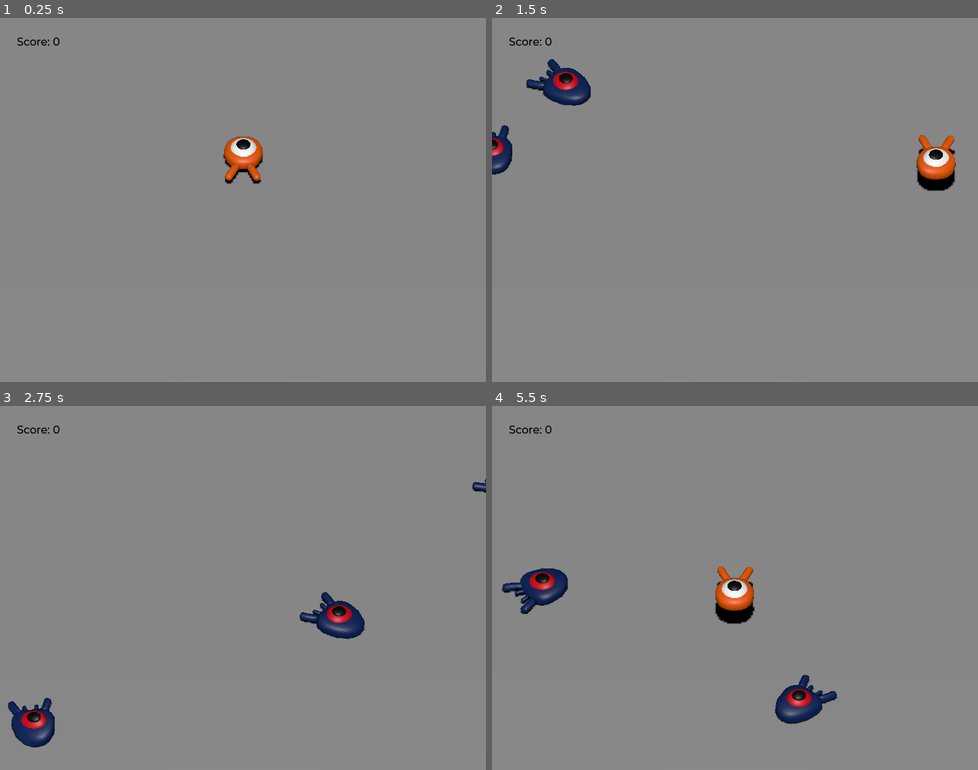
Above: before the commit, frames 1-4 (two rows, left to right).
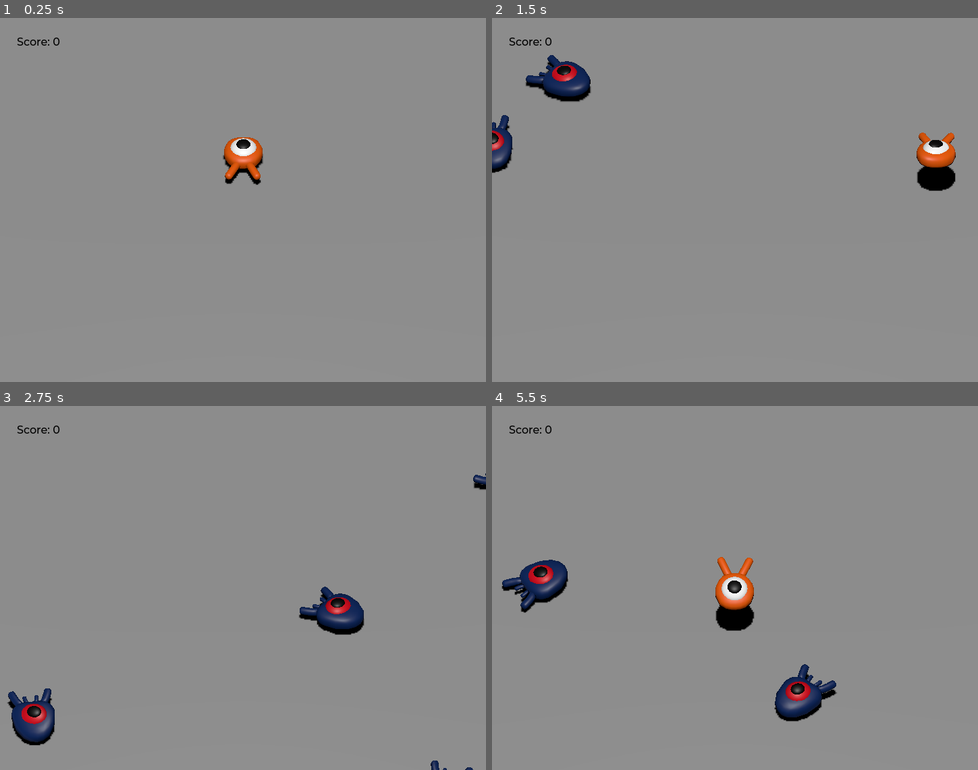
Above: after the commit, the same moments.

Repository: chapmanh/20230723---Squash-the-Creeps
Game: Godot game, scene res://main.tscn
The game is run twice, just before and just after one commit, with the same random seed, the same clock (stepped at 60 frames per second) and the same inputs.
Inputs:
- Up to frame 1 (0.25 s): no input
- Up to frame 2 (1.5 s): tap Enter (ui_accept) at 0.5 s; hold Right (move_right) 0.53-1.28 s; tap Space (jump) at 0.6, 0.77, 1.07, 1.35 s; hold Down (move_down) from 1.28 s (still down)
- Up to frame 3 (2.75 s): tap Space (jump) at 1.52, 1.82, 2.1 s; release Down (move_down) at 2.03 s; hold Right (move_right) from 2.03 s (still down)
- Up to frame 4 (5.5 s): release Right (move_right) at 2.78 s; hold Up (move_up) 2.78-3.53 s; tap Space (jump) at 2.85, 3.02, 3.32, 3.6, 3.77, 4.07, 4.35, 4.52, 4.82, 5.1 s; hold Left (move_left) 3.53-5.03 s; hold Down (move_down) from 5.03 s (still down)

The runs differ from the first frame. In frame 1, 0.2% of the frame differs, in the area x 45-55%, y 32-46%; in frame 2, 2.2%; in frame 3, 2.0%; in frame 4, 2.8%, in the area x 1-72%, y 41-88%.

Commit message:
Adding animations

Diff:
--- a/main.tscn
+++ b/main.tscn
@@ -44,7 +44,7 @@
 mesh = SubResource("BoxMesh_l7wrh")
 
 [node name="DirectionalLight3D" type="DirectionalLight3D" parent="."]
-transform = Transform3D(1, 0, 0, 0, 0.567269, 0.823533, 0, -0.823533, 0.567269, 0, 19.7641, 0.162441)
+transform = Transform3D(1, 0, 0, 0, 0.430353, 0.90266, 0, -0.90266, 0.430353, 0, 29.6164, 0.162441)
 shadow_enabled = true
 
 [node name="Player" parent="." instance=ExtResource("1_o606e")]
@@ -55,7 +55,8 @@
 [node name="Camera3D" type="Camera3D" parent="CameraPivot"]
 projection = 1
 size = 19.0
-far = 100.0
+near = 0.001
+far = 120.0
 
 [node name="Cylinders" type="Node3D" parent="."]
 
--- a/mob.gd
+++ b/mob.gd
@@ -28,6 +28,7 @@
 	# We then rotate the velocity vector based on the mob's Y rotation
 	# in order to move in the direction the mob is looking.
 	velocity = velocity.rotated(Vector3.UP, self.rotation.y)
+	$AnimationPlayer.speed_scale = random_speed / min_speed
 
 func _on_visibility_notifier_screen_exited():
 	queue_free()
--- a/mob.tscn
+++ b/mob.tscn
@@ -6,6 +6,40 @@
 [sub_resource type="CapsuleShape3D" id="CapsuleShape3D_cu86e"]
 radius = 1.19349
 height = 2.84527
+
+[sub_resource type="Animation" id="Animation_ru84s"]
+resource_name = "Float"
+length = 1.2
+loop_mode = 1
+tracks/0/type = "value"
+tracks/0/imported = false
+tracks/0/enabled = true
+tracks/0/path = NodePath("Pivot/Character:position")
+tracks/0/interp = 1
+tracks/0/loop_wrap = true
+tracks/0/keys = {
+"times": PackedFloat32Array(0.2, 0.7, 1.2),
+"transitions": PackedFloat32Array(0.482453, 2.14355, 1),
+"update": 0,
+"values": [Vector3(0, 0, 0), Vector3(0, 0.65, 0), Vector3(0, 0.35, 0)]
+}
+tracks/1/type = "value"
+tracks/1/imported = false
+tracks/1/enabled = true
+tracks/1/path = NodePath("Pivot/Character:rotation")
+tracks/1/interp = 1
+tracks/1/loop_wrap = true
+tracks/1/keys = {
+"times": PackedFloat32Array(0.2, 0.5, 1.2),
+"transitions": PackedFloat32Array(0.405693, 0.44, 1.86607),
+"update": 0,
+"values": [Vector3(0, 0, 0), Vector3(0.139626, 0, 0), Vector3(-0.15708, 0, 0)]
+}
+
+[sub_resource type="AnimationLibrary" id="AnimationLibrary_rqjqw"]
+_data = {
+"Float": SubResource("Animation_ru84s")
+}
 
 [node name="Mob" type="CharacterBody3D" groups=["mob"]]
 collision_layer = 2
@@ -15,6 +49,7 @@
 [node name="Pivot" type="Node3D" parent="."]
 
 [node name="Character" parent="Pivot" instance=ExtResource("1_ts8e7")]
+transform = Transform3D(1, 0, 0, 0, 0.995382, 0.0959901, 0, -0.0959901, 0.995382, 0, 0.62691, 0)
 
 [node name="CollisionShape3D" type="CollisionShape3D" parent="."]
 transform = Transform3D(1, 0, 0, 0, -4.37114e-08, 1, 0, -1, -4.37114e-08, 0, 0.214509, 0)
@@ -23,4 +58,10 @@
 [node name="VisibilityNotifier" type="VisibleOnScreenNotifier3D" parent="."]
 aabb = AABB(-1.20995, -0.94863, -2.02921, 2.4199, 1.89726, 4.05841)
 
+[node name="AnimationPlayer" type="AnimationPlayer" parent="."]
+autoplay = "Float"
+libraries = {
+"": SubResource("AnimationLibrary_rqjqw")
+}
+
 [connection signal="screen_exited" from="VisibilityNotifier" to="." method="_on_visibility_notifier_screen_exited"]
--- a/player.gd
+++ b/player.gd
@@ -37,7 +37,9 @@
 	if direction != Vector3.ZERO:
 		direction = direction.normalized()
 		$Pivot.look_at(position + direction, Vector3.UP)
-
+		$AnimationPlayer.speed_scale = 4
+	else:
+		$AnimationPlayer.speed_scale = 1
 	# Ground velocity
 	target_velocity.x = direction.x * speed
 	target_velocity.z = direction.z * speed
@@ -71,6 +73,8 @@
 	self.velocity = target_velocity
 	move_and_slide()
 
+	$Pivot.rotation.x = PI / 6 * velocity.y / jump_impulse
+
 func die():
 	hit.emit()
 	queue_free()
--- a/player.tscn
+++ b/player.tscn
@@ -10,11 +10,74 @@
 height = 0.243412
 radius = 1.36166
 
+[sub_resource type="Animation" id="Animation_ygft8"]
+resource_name = "float"
+length = 1.2
+loop_mode = 1
+tracks/0/type = "value"
+tracks/0/imported = false
+tracks/0/enabled = true
+tracks/0/path = NodePath("Pivot/Character:position")
+tracks/0/interp = 1
+tracks/0/loop_wrap = true
+tracks/0/keys = {
+"times": PackedFloat32Array(0.2, 0.7, 1.2),
+"transitions": PackedFloat32Array(0.482453, 2.14355, 1),
+"update": 0,
+"values": [Vector3(0, 0, 0), Vector3(0, 0.65, 0), Vector3(0, 0.35, 0)]
+}
+tracks/1/type = "value"
+tracks/1/imported = false
+tracks/1/enabled = true
+tracks/1/path = NodePath("Pivot/Character:rotation")
+tracks/1/interp = 1
+tracks/1/loop_wrap = true
+tracks/1/keys = {
+"times": PackedFloat32Array(0.3, 0.5, 1.2),
+"transitions": PackedFloat32Array(0.405693, 0.44, 1.86607),
+"update": 0,
+"values": [Vector3(0, 0, 0), Vector3(0.139626, 0, 0), Vector3(-0.15708, 0, 0)]
+}
+
+[sub_resource type="Animation" id="Animation_f3c71"]
+length = 0.001
+tracks/0/type = "value"
+tracks/0/imported = false
+tracks/0/enabled = true
+tracks/0/path = NodePath("Pivot/Character:position")
+tracks/0/interp = 1
+tracks/0/loop_wrap = true
+tracks/0/keys = {
+"times": PackedFloat32Array(0),
+"transitions": PackedFloat32Array(1),
+"update": 0,
+"values": [Vector3(0, 0, 0)]
+}
+tracks/1/type = "value"
+tracks/1/imported = false
+tracks/1/enabled = true
+tracks/1/path = NodePath("Pivot/Character:rotation")
+tracks/1/interp = 1
+tracks/1/loop_wrap = true
+tracks/1/keys = {
+"times": PackedFloat32Array(0),
+"transitions": PackedFloat32Array(1),
+"update": 0,
+"values": [Vector3(0, 0, 0)]
+}
+
+[sub_resource type="AnimationLibrary" id="AnimationLibrary_20w2p"]
+_data = {
+"RESET": SubResource("Animation_f3c71"),
+"float": SubResource("Animation_ygft8")
+}
+
 [node name="Player" type="CharacterBody3D"]
 collision_mask = 6
 script = ExtResource("1_cswxx")
 
 [node name="Pivot" type="Node3D" parent="."]
+transform = Transform3D(1, 0, 0, 0, 1, 0, 0, 0, 1, 0, -0.136371, 0)
 
 [node name="Character" parent="Pivot" instance=ExtResource("1_m2o7j")]
 
@@ -32,4 +95,10 @@
 transform = Transform3D(1, 0, 0, 0, 1, 0, 0, 0, 1, 0, -0.379885, 0)
 shape = SubResource("CylinderShape3D_7ux1d")
 
+[node name="AnimationPlayer" type="AnimationPlayer" parent="."]
+autoplay = "float"
+libraries = {
+"": SubResource("AnimationLibrary_20w2p")
+}
+
 [connection signal="body_entered" from="MobDetector" to="." method="_on_mob_detector_body_entered"]
Not shown: 1 places in mob.tscn that only renumber resources
Not shown: 1 places in player.tscn that only renumber resources
